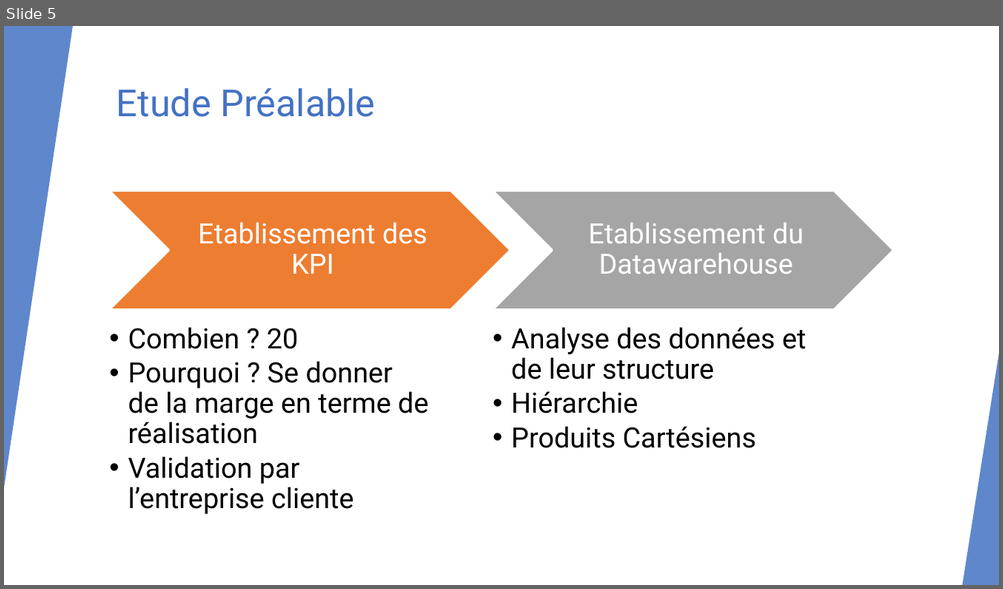
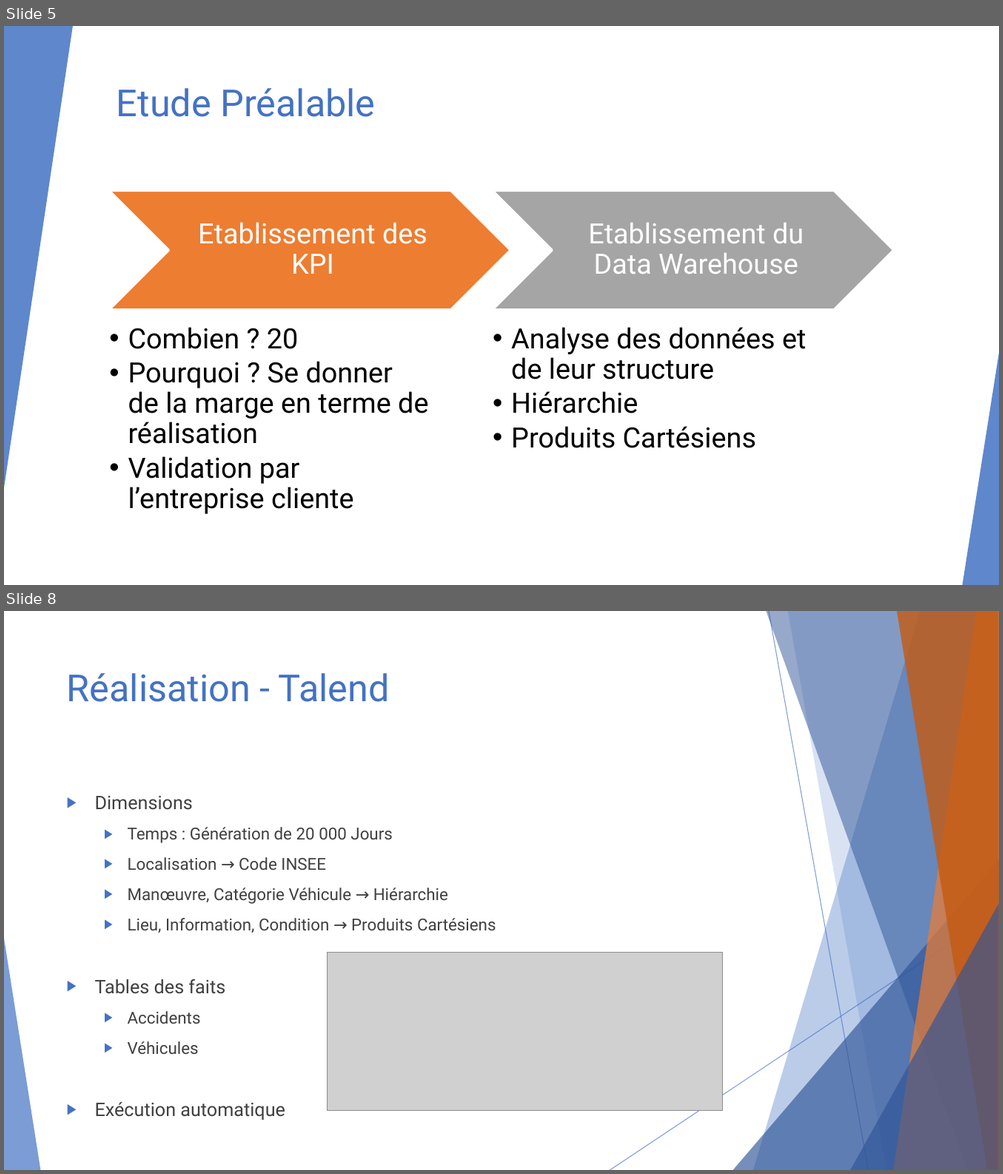
Before and after one commit to ThomasGille/Projet-BI, a slide deck: Ressources/Soutenance Projet-BI.pptx. Shown one above the other, each under a label of ours: slide 5 before the commit, slides 5 and 8 after it; the slides between them are not shown. The pictures are 1003x589 and 1003x1174 pixels, drawn with LibreOffice and Linux fonts; fonts in the diff are those of the drawing; grey boxes stand for pictures. Boxes give left, top, right and bottom in pixels: in the first picture for what was removed or moved away, otherwise in the second. Text is boxed around its words. In the diff, an @@ line names an element or a change of style, - is before the commit and + after.

```diff
--- a/Ressources/Soutenance Projet-BI.pptx
+++ b/Ressources/Soutenance Projet-BI.pptx
@@ slide 8 added at [4,611,999,1170], background #FFFFFF; not listed: 10 template elements that a slide beside it also shows @@
@@ title added at [67,673,390,702], 36 pt, text #4472C4 @@
+Réalisation - Talend
@@ text added at [95,796,496,1054], 16 pt, text #404040 @@
+▶ Dimensions
+  ▶ Temps : Génération de 20 000 Jours
+  ▶ Localisation → Code INSEE
+  ▶ Manœuvre, Catégorie Véhicule → Hiérarchie
+  ▶ Lieu, Information, Condition → Produits Cartésiens
+▶ Tables des faits
+  ▶ Accidents
+  ▶ Véhicules
+▶ Exécution automatique
@@ picture added at [327,953,723,1111] @@
@@ slide 5 changed as well @@
@@ text at [588,223,803,274]: text changed @@
-Etablissement du Datawarehouse
+Etablissement du Data Warehouse
```
Also in this commit, not shown: 4 other slides changed, 7 other slides added, 1 slide removed, 4 other files.
